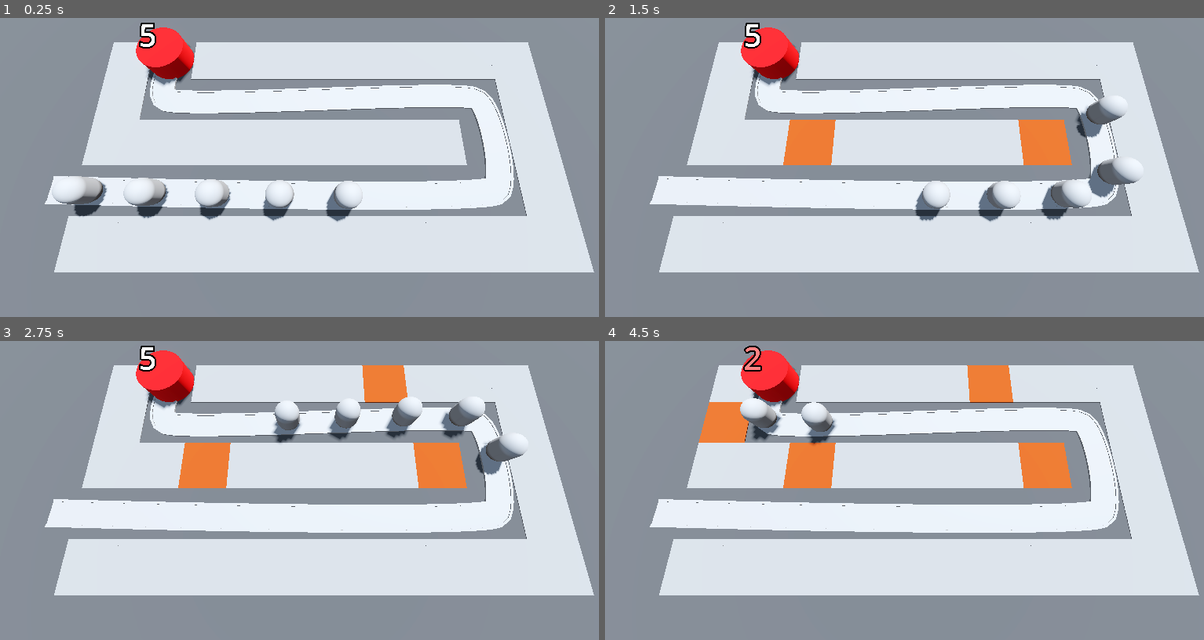
Above: before the commit, frames 1-4 (two rows, left to right).
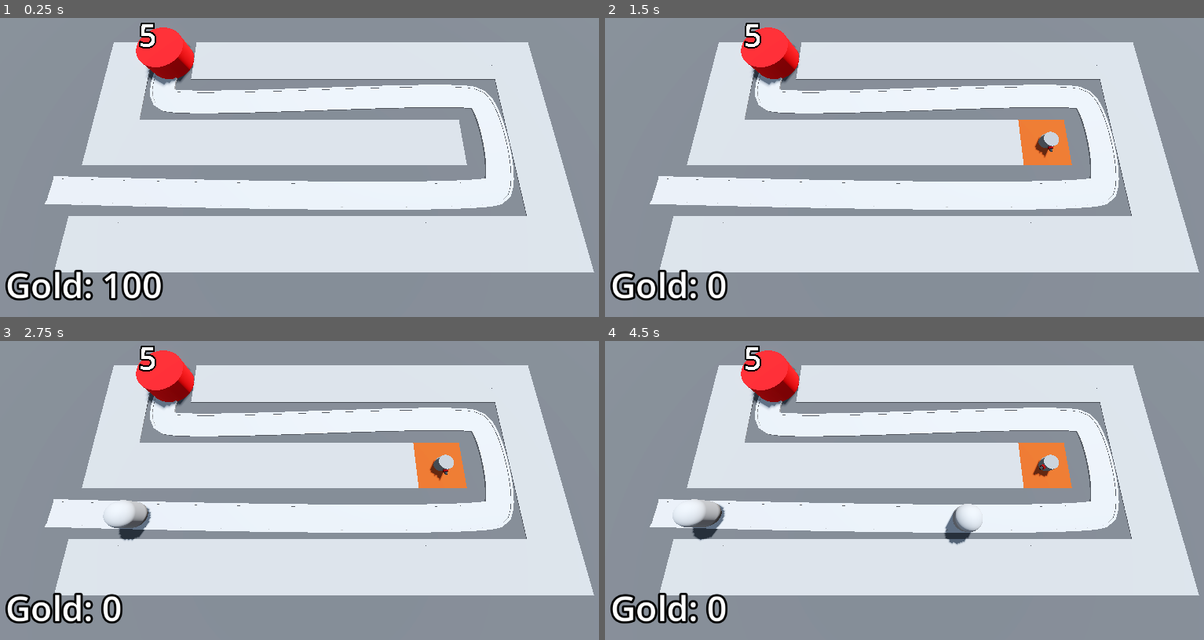
Above: after the commit, the same moments.

Repository: mauricioaraldi/godot-barbara-the-barbarian
Game: Godot game, scene res://base_level.tscn
The game is run twice, just before and just after one commit, with the same random seed, the same clock (stepped at 60 frames per second) and the same inputs.
Inputs (mouse positions are in pixels of both pictures, inside the frame that each line leads up to):
- Up to frame 1 (0.25 s): no input
- Up to frame 2 (1.5 s): move the mouse to (1054, 122) at 0.52 s; press the mouse at (1054, 122) at 0.53 s; move the mouse to (790, 158) at 1.27 s; release the mouse at (790, 158) at 1.28 s; click (790, 158) at 1.35 s
- Up to frame 3 (2.75 s): move the mouse to (371, 385) at 2.02 s; press the mouse at (371, 385) at 2.03 s
- Up to frame 4 (4.5 s): move the mouse to (886, 535) at 2.77 s; release the mouse at (886, 535) at 2.78 s; click (886, 535) at 2.85 s; move the mouse to (1102, 517) at 3.52 s; press the mouse at (1102, 517) at 3.53 s; move the mouse to (724, 412) at 4.27 s; release the mouse at (724, 412) at 4.28 s; click (724, 412) at 4.35 s

The runs differ from the first frame. In frame 1, 3.8% of the frame differs, in the area x 0-61%, y 52-95%; in frame 2, 5.2%; in frame 3, 6.6%; in frame 4, 6.7%, in the area x 0-76%, y 1-95%.

Commit message:
Added difficulty management, and cash system

Diff:
--- /dev/null
+++ b/bank.gd
@@ -0,0 +1,12 @@
+extends MarginContainer
+
+@onready var label: Label = $Label
+
+@export var gold: float = 0:
+  set(gold_in):
+    gold = max(gold_in, 0)
+
+    label.text = "Gold: " + str(gold)
+
+func _ready() -> void:
+  gold = 100
--- a/base/base.gd
+++ b/base/base.gd
@@ -3,18 +3,18 @@
 var threshold_health_danger: float = 5
 
 @export var health: float = 5:
-	set(health_in):
-		health = health_in
-		label_3d.text = str(health_in)
-		label_3d.modulate = Color.RED.lerp(Color.WHITE, health / threshold_health_danger)
+  set(health_in):
+    health = health_in
+    label_3d.text = str(health_in)
+    label_3d.modulate = Color.RED.lerp(Color.WHITE, health / threshold_health_danger)
 
-		if health_in < 1:
-			get_tree().reload_current_scene()
+    if health_in < 1:
+      get_tree().reload_current_scene()
 
 @onready var label_3d: Label3D = $Label3D
 
 func _ready() -> void:
-	label_3d.text = str(health)
+  label_3d.text = str(health)
 
 func take_damage() -> void:
-	health -= 1;
+  health -= 1;
--- a/base_level.tscn
+++ b/base_level.tscn
@@ -1,9 +1,14 @@
-[gd_scene load_steps=10 format=3 uid="uid://o3f783ule25h"]
+[gd_scene load_steps=16 format=3 uid="uid://o3f783ule25h"]
 
 [ext_resource type="MeshLibrary" uid="uid://d3xv6n6ejjrb0" path="res://mesh_libs/SpaceLibrary.tres" id="1_7gj5o"]
 [ext_resource type="PackedScene" uid="uid://birt2gxpv0uxu" path="res://ray_picker_camera/ray_picker_camera.tscn" id="1_g5viq"]
 [ext_resource type="PackedScene" uid="uid://creme711erfih" path="res://enemy/enemy.tscn" id="2_w78v8"]
+[ext_resource type="Script" path="res://enemy_path.gd" id="3_18jj8"]
 [ext_resource type="PackedScene" uid="uid://87l0q1hoeafb" path="res://base/base.tscn" id="3_llol0"]
+[ext_resource type="Script" path="res://turret_manager.gd" id="5_fxarq"]
+[ext_resource type="PackedScene" uid="uid://frdmf6ps2p7j" path="res://turret/turret.tscn" id="6_3ncg2"]
+[ext_resource type="Script" path="res://bank.gd" id="8_ky1r4"]
+[ext_resource type="PackedScene" uid="uid://bte06jmpc11wu" path="res://difficulty_manager/difficulty_manager.tscn" id="9_iuwyc"]
 
 [sub_resource type="ProceduralSkyMaterial" id="ProceduralSkyMaterial_pdqu4"]
 sky_horizon_color = Color(0.64625, 0.65575, 0.67075, 1)
@@ -28,6 +33,11 @@
 }
 point_count = 5
 
+[sub_resource type="LabelSettings" id="LabelSettings_bwsyj"]
+font_size = 64
+outline_size = 16
+outline_color = Color(0, 0, 0, 1)
+
 [node name="Node3D" type="Node3D"]
 
 [node name="DirectionalLight3D" type="DirectionalLight3D" parent="."]
@@ -37,8 +47,9 @@
 [node name="WorldEnvironment" type="WorldEnvironment" parent="."]
 environment = SubResource("Environment_hqo40")
 
-[node name="RayPickerCamera" parent="." node_paths=PackedStringArray("gridMap") instance=ExtResource("1_g5viq")]
+[node name="RayPickerCamera" parent="." node_paths=PackedStringArray("gridMap", "turret_manager") instance=ExtResource("1_g5viq")]
 gridMap = NodePath("../GridMap")
+turret_manager = NodePath("../TurretManager")
 
 [node name="CSGBox3D" type="CSGBox3D" parent="."]
 transform = Transform3D(1, 0, 0, 0, 1, 0, 0, 0, 1, 0, -1, 0)
@@ -53,10 +64,13 @@
 "cells": PackedInt32Array(65533, 65535, 655360, 3, 65535, 655360, 3, 65534, 655360, 3, 65533, 655360, 65534, 65535, 655 …(536 unchanged characters)…
 }
 
-[node name="Path3D" type="Path3D" parent="."]
+[node name="EnemyPath" type="Path3D" parent="." node_paths=PackedStringArray("difficulty_manager")]
 curve = SubResource("Curve3D_fir2o")
+script = ExtResource("3_18jj8")
+enemy_scene = ExtResource("2_w78v8")
+difficulty_manager = NodePath("../DifficultyManager")
 
-[node name="Road" type="CSGPolygon3D" parent="Path3D"]
+[node name="Road" type="CSGPolygon3D" parent="EnemyPath"]
 polygon = PackedVector2Array(-1, 0, -1, 0.1, 1, 0.1, 1, 0)
 mode = 2
 path_node = NodePath("..")
@@ -64,12 +78,12 @@
 path_interval = 0.5
 path_simplify_angle = 0.0
 path_rotation = 2
-path_local = false
+path_local = true
 path_continuous_u = true
 path_u_distance = 1.0
 path_joined = false
 
-[node name="LeftEdge" type="CSGPolygon3D" parent="Path3D"]
+[node name="LeftEdge" type="CSGPolygon3D" parent="EnemyPath"]
 polygon = PackedVector2Array(-1.1, 0, -1.1, 0.15, -0.9, 0.15, -0.9, 0)
 mode = 2
 path_node = NodePath("..")
@@ -77,12 +91,12 @@
 path_interval = 0.5
 path_simplify_angle = 0.0
 path_rotation = 2
-path_local = false
+path_local = true
 path_continuous_u = true
 path_u_distance = 1.0
 path_joined = false
 
-[node name="RightEdge" type="CSGPolygon3D" parent="Path3D"]
+[node name="RightEdge" type="CSGPolygon3D" parent="EnemyPath"]
 polygon = PackedVector2Array(0.9, 0, 0.9, 0.15, 1.1, 0.15, 1.1, 0)
 mode = 2
 path_node = NodePath("..")
@@ -90,29 +104,44 @@
 path_interval = 0.5
 path_simplify_angle = 0.0
 path_rotation = 2
-path_local = false
+path_local = true
 path_continuous_u = true
 path_u_distance = 1.0
 path_joined = false
 
-[node name="Enemy" parent="Path3D" instance=ExtResource("2_w78v8")]
-transform = Transform3D(-4.37111e-08, 0, -0.999993, 0, 1, 0, 0.999993, 0, -4.37111e-08, -26, 0, -6)
-
-[node name="Enemy2" parent="Path3D" instance=ExtResource("2_w78v8")]
-transform = Transform3D(-0.0240078, 0, -0.999705, 0, 1, 0, 0.999705, 0, -0.0240078, -21.0018, 0, -5.87097)
-progress = 5.0
-
-[node name="Enemy3" parent="Path3D" instance=ExtResource("2_w78v8")]
-transform = Transform3D(-0.0206489, 0, -0.99978, 0, 1, 0, 0.99978, 0, -0.0206489, -16.003, 0, -5.7592)
-progress = 10.0
-
-[node name="Enemy4" parent="Path3D" instance=ExtResource("2_w78v8")]
-transform = Transform3D(-0.0166664, 0, -0.999854, 0, 1, 0, 0.999854, 0, -0.0166664, -11.0038, 0, -5.66552)
-progress = 15.0
-
-[node name="Enemy5" parent="Path3D" instance=ExtResource("2_w78v8")]
-transform = Transform3D(-0.0112952, 0, -0.999929, 0, 1, 0, 0.999929, 0, -0.0112952, -6.0043, 0, -5.59481)
-progress = 20.0
+[node name="Timer" type="Timer" parent="EnemyPath"]
+wait_time = 2.0
+autostart = true
 
 [node name="Base" parent="." instance=ExtResource("3_llol0")]
 transform = Transform3D(1, 0, 0, 0, 1, 0, 0, 0, 1, -18, 0, -18)
+
+[node name="TurretManager" type="Node3D" parent="." node_paths=PackedStringArray("enemy_path")]
+script = ExtResource("5_fxarq")
+turret = ExtResource("6_3ncg2")
+enemy_path = NodePath("../EnemyPath")
+
+[node name="Bank" type="MarginContainer" parent="." groups=["bank"]]
+anchors_preset = 15
+anchor_right = 1.0
+anchor_bottom = 1.0
+grow_horizontal = 2
+grow_vertical = 2
+mouse_filter = 2
+theme_override_constants/margin_left = 16
+theme_override_constants/margin_top = 16
+theme_override_constants/margin_right = 16
+theme_override_constants/margin_bottom = 16
+script = ExtResource("8_ky1r4")
+
+[node name="Label" type="Label" parent="Bank"]
+layout_mode = 2
+size_flags_horizontal = 0
+size_flags_vertical = 8
+text = "Gold: 0"
+label_settings = SubResource("LabelSettings_bwsyj")
+
+[node name="DifficultyManager" parent="." instance=ExtResource("9_iuwyc")]
+
+[connection signal="timeout" from="EnemyPath/Timer" to="EnemyPath" method="_on_timer_timeout"]
+[connection signal="stop_spawning_enemies" from="DifficultyManager" to="EnemyPath" method="_on_difficulty_manager_stop_spawning_enemies"]
--- /dev/null
+++ b/difficulty_manager/difficulty_manager.gd
@@ -0,0 +1,28 @@
+extends Node
+
+signal stop_spawning_enemies
+
+@export var game_length: float = 30
+@export var spawn_time_curve: Curve
+@export var health_curve: Curve
+
+@onready var timer: Timer = $Timer
+
+func _ready() -> void:
+  timer.start(game_length)
+
+
+func game_progress_ratio() -> float:
+  return 1.0 - (timer.time_left / game_length)
+
+
+func get_spawn_time() -> float:
+  return spawn_time_curve.sample(game_progress_ratio())
+
+
+func get_health() -> float:
+  return health_curve.sample(game_progress_ratio())
+
+
+func _on_timer_timeout() -> void:
+  stop_spawning_enemies.emit()
--- /dev/null
+++ b/difficulty_manager/difficulty_manager.tscn
@@ -0,0 +1,25 @@
+[gd_scene load_steps=4 format=3 uid="uid://bte06jmpc11wu"]
+
+[ext_resource type="Script" path="res://difficulty_manager/difficulty_manager.gd" id="1_53m6q"]
+
+[sub_resource type="Curve" id="Curve_4l1gr"]
+min_value = 0.5
+max_value = 2.5
+_data = [Vector2(0, 2.5), 0.0, -2.0, 0, 1, Vector2(1, 0.5), -2.0, 0.0, 1, 0]
+point_count = 2
+
+[sub_resource type="Curve" id="Curve_0pmwo"]
+min_value = 1.0
+max_value = 150.0
+_data = [Vector2(0, 1), 0.0, 149.0, 0, 1, Vector2(1, 150), 149.0, 0.0, 1, 0]
+point_count = 2
+
+[node name="DifficultyManager" type="Node"]
+script = ExtResource("1_53m6q")
+spawn_time_curve = SubResource("Curve_4l1gr")
+health_curve = SubResource("Curve_0pmwo")
+
+[node name="Timer" type="Timer" parent="."]
+one_shot = true
+
+[connection signal="timeout" from="Timer" to="." method="_on_timer_timeout"]
--- a/enemy/enemy.gd
+++ b/enemy/enemy.gd
@@ -1,12 +1,26 @@
 extends PathFollow3D
 
-@export var speed: float = 15
+@onready var bank = get_tree().get_first_node_in_group("bank")
+
+@export var reward: float = 50
+@export var speed: float = 10
+@export var health: float = 1:
+  set(health_in):
+    if health_in < health:
+      animation_player.play("TakeDamage")
+
+    health = health_in
+
+    if health < 1:
+      queue_free()
+      bank.gold += reward
 
 @onready var base = get_tree().get_first_node_in_group("base")
+@onready var animation_player: AnimationPlayer = $AnimationPlayer
 
 func _process(delta: float) -> void:
-	progress += delta * speed
+  progress += delta * speed
 
-	if progress_ratio == 1:
-		base.take_damage()
-		queue_free()
+  if progress_ratio == 1:
+    base.take_damage()
+    queue_free()
--- a/enemy/enemy.tscn
+++ b/enemy/enemy.tscn
@@ -1,10 +1,55 @@
-[gd_scene load_steps=3 format=3 uid="uid://creme711erfih"]
+[gd_scene load_steps=8 format=3 uid="uid://creme711erfih"]
 
 [ext_resource type="Script" path="res://enemy/enemy.gd" id="1_aa62n"]
 
 [sub_resource type="CapsuleMesh" id="CapsuleMesh_yqdde"]
 radius = 1.0
 height = 3.0
+
+[sub_resource type="StandardMaterial3D" id="StandardMaterial3D_gow7p"]
+no_depth_test = true
+shading_mode = 0
+
+[sub_resource type="CapsuleShape3D" id="CapsuleShape3D_ykta5"]
+radius = 1.0
+height = 3.0
+
+[sub_resource type="Animation" id="Animation_b67rk"]
+resource_name = "TakeDamage"
+length = 0.1
+tracks/0/type = "value"
+tracks/0/imported = false
+tracks/0/enabled = true
+tracks/0/path = NodePath("DamageHighlight:visible")
+tracks/0/interp = 1
+tracks/0/loop_wrap = true
+tracks/0/keys = {
+"times": PackedFloat32Array(0, 0.1),
+"transitions": PackedFloat32Array(1, 1),
+"update": 1,
+"values": [true, false]
+}
+
+[sub_resource type="Animation" id="Animation_3nn7k"]
+length = 0.001
+tracks/0/type = "value"
+tracks/0/imported = false
+tracks/0/enabled = true
+tracks/0/path = NodePath("DamageHighlight:visible")
+tracks/0/interp = 1
+tracks/0/loop_wrap = true
+tracks/0/keys = {
+"times": PackedFloat32Array(0),
+"transitions": PackedFloat32Array(1),
+"update": 1,
+"values": [false]
+}
+
+[sub_resource type="AnimationLibrary" id="AnimationLibrary_2pg26"]
+_data = {
+"RESET": SubResource("Animation_3nn7k"),
+"TakeDamage": SubResource("Animation_b67rk")
+}
 
 [node name="Enemy" type="PathFollow3D"]
 transform = Transform3D(0.999993, 0, 0, 0, 1, 0, 0, 0, 0.999993, 0, 0, 0)
@@ -14,3 +59,20 @@
 [node name="MeshInstance3D" type="MeshInstance3D" parent="."]
 transform = Transform3D(1, 0, 0, 0, 1, 0, 0, 0, 1, 0, 1.5, 0)
 mesh = SubResource("CapsuleMesh_yqdde")
+
+[node name="DamageHighlight" type="MeshInstance3D" parent="."]
+transform = Transform3D(1, 0, 0, 0, 1, 0, 0, 0, 1, 0, 1.5, 0)
+visible = false
+material_override = SubResource("StandardMaterial3D_gow7p")
+mesh = SubResource("CapsuleMesh_yqdde")
+
+[node name="Area3D" type="Area3D" parent="." groups=["enemy_area"]]
+
+[node name="CollisionShape3D" type="CollisionShape3D" parent="Area3D"]
+transform = Transform3D(1, 0, 0, 0, 1, 0, 0, 0, 1, 0, 1.5, 0)
+shape = SubResource("CapsuleShape3D_ykta5")
+
+[node name="AnimationPlayer" type="AnimationPlayer" parent="."]
+libraries = {
+"": SubResource("AnimationLibrary_2pg26")
+}
--- /dev/null
+++ b/enemy_path.gd
@@ -0,0 +1,33 @@
+extends Path3D
+
+@export var enemy_scene: PackedScene
+@export var difficulty_manager: Node
+
+@onready var timer: Timer = $Timer
+
+func spawn_enemy() -> void:
+  var new_enemy = enemy_scene.instantiate()
+
+  new_enemy.health = difficulty_manager.get_health()
+  new_enemy.tree_exited.connect(enemy_defeated)
+
+  add_child(new_enemy)
+
+  timer.wait_time = difficulty_manager.get_spawn_time()
+
+
+func _on_timer_timeout() -> void:
+  spawn_enemy()
+
+
+func _on_difficulty_manager_stop_spawning_enemies() -> void:
+  timer.stop()
+
+
+func enemy_defeated() -> void:
+  if timer.is_stopped():
+    for child in get_children():
+      if child is PathFollow3D:
+        return
+
+    print("You won")
--- a/project.godot
+++ b/project.godot
@@ -18,6 +18,8 @@
 [global_group]
 
 base=""
+enemy_area=""
+bank=""
 
 [input]
 
--- a/ray_picker_camera/ray_picker_camera.gd
+++ b/ray_picker_camera/ray_picker_camera.gd
@@ -1,26 +1,35 @@
 extends Camera3D
 
 @export var gridMap: GridMap
+@export var turret_manager: Node3D
+@export var turret_cost: float = 100
 
 @onready var ray_cast_3d: RayCast3D = $RayCast3D
-
+@onready var bank = get_tree().get_first_node_in_group("bank")
 
 func _process(delta: float) -> void:
-	var mouse_position: Vector2 = get_viewport().get_mouse_position()
+  var mouse_position: Vector2 = get_viewport().get_mouse_position()
 
-	ray_cast_3d.target_position = project_local_ray_normal(mouse_position) * 100
-	ray_cast_3d.force_raycast_update()
+  ray_cast_3d.target_position = project_local_ray_normal(mouse_position) * 100
+  ray_cast_3d.force_raycast_update()
 
-	if ray_cast_3d.is_colliding():
-		var collider = ray_cast_3d.get_collider()
+  if ray_cast_3d.is_colliding():
+    if bank.gold < turret_cost:
+      return
 
-		Input.set_default_cursor_shape(Input.CURSOR_POINTING_HAND)
+    var collider = ray_cast_3d.get_collider()
 
-		if (collider is GridMap) and Input.is_action_pressed('click'):
-			var collision_point = ray_cast_3d.get_collision_point()
-			var cell = gridMap.local_to_map(collision_point)
+    Input.set_default_cursor_shape(Input.CURSOR_POINTING_HAND)
 
-			if gridMap.get_cell_item(cell) == 0:
-				gridMap.set_cell_item(cell, 1)
-	else:
-		Input.set_default_cursor_shape(Input.CURSOR_ARROW)
+    if (collider is GridMap) and Input.is_action_pressed('click'):
+      var collision_point = ray_cast_3d.get_collision_point()
+      var cell = gridMap.local_to_map(collision_point)
+
+      if gridMap.get_cell_item(cell) == 0:
+        var tile_position = gridMap.map_to_local(cell)
+
+        gridMap.set_cell_item(cell, 1)
+        turret_manager.build_turret(tile_position)
+        bank.gold -= turret_cost
+  else:
+    Input.set_default_cursor_shape(Input.CURSOR_ARROW)
--- /dev/null
+++ b/turret/metal_1.tres
@@ -0,0 +1,5 @@
+[gd_resource type="StandardMaterial3D" format=3 uid="uid://bx2borqxca1xl"]
+
+[resource]
+albedo_color = Color(0.552956, 0.552956, 0.552956, 1)
+metallic = 0.5
--- /dev/null
+++ b/turret/metal_2.tres
@@ -0,0 +1,5 @@
+[gd_resource type="StandardMaterial3D" format=3 uid="uid://dmdpr27s7ej84"]
+
+[resource]
+albedo_color = Color(0.273873, 0.273873, 0.273873, 1)
+metallic = 0.8
--- /dev/null
+++ b/turret/projectile.gd
@@ -0,0 +1,19 @@
+extends Area3D
+
+var direction := Vector3.FORWARD
+
+@export var speed: float = 30.0
+@export var damage: float = 25.0
+
+func _physics_process(delta: float) -> void:
+  position += direction * speed * delta
+
+
+func _on_timer_timeout() -> void:
+  queue_free()
+
+
+func _on_area_entered(area: Area3D) -> void:
+  if area.is_in_group("enemy_area"):
+    area.get_parent().health -= damage
+    queue_free()
--- /dev/null
+++ b/turret/projectile.tscn
@@ -0,0 +1,28 @@
+[gd_scene load_steps=5 format=3 uid="uid://cqw3yec8n2k5j"]
+
+[ext_resource type="Material" uid="uid://bknv3anmeme8p" path="res://turret/red_metal.tres" id="1_0tch1"]
+[ext_resource type="Script" path="res://turret/projectile.gd" id="1_x7fmo"]
+
+[sub_resource type="SphereMesh" id="SphereMesh_lqdfs"]
+material = ExtResource("1_0tch1")
+
+[sub_resource type="SphereShape3D" id="SphereShape3D_ln25u"]
+
+[node name="Projectile" type="Area3D"]
+transform = Transform3D(0.5, 0, 0, 0, 0.5, 0, 0, 0, 0.5, 0, 0, 0)
+top_level = true
+script = ExtResource("1_x7fmo")
+
+[node name="MeshInstance3D" type="MeshInstance3D" parent="."]
+mesh = SubResource("SphereMesh_lqdfs")
+
+[node name="CollisionShape3D" type="CollisionShape3D" parent="."]
+shape = SubResource("SphereShape3D_ln25u")
+
+[node name="Timer" type="Timer" parent="."]
+wait_time = 2.0
+one_shot = true
+autostart = true
+
+[connection signal="area_entered" from="." to="." method="_on_area_entered"]
+[connection signal="timeout" from="Timer" to="." method="_on_timer_timeout"]
--- /dev/null
+++ b/turret/red_metal.tres
@@ -0,0 +1,5 @@
+[gd_resource type="StandardMaterial3D" format=3 uid="uid://bknv3anmeme8p"]
+
+[resource]
+albedo_color = Color(0.507244, 1.26945e-06, 1.92523e-07, 1)
+metallic = 0.5
--- /dev/null
+++ b/turret/turret.gd
@@ -0,0 +1,42 @@
+extends Node3D
+
+@export var projectile: PackedScene
+@export var range: float = 10
+
+@onready var inner_cannon: MeshInstance3D = $Base/Top/OuterCannon/InnerCannon
+@onready var animation_player: AnimationPlayer = $AnimationPlayer
+
+var enemy_path: Path3D
+var cur_enemy: PathFollow3D
+
+func _physics_process(delta: float) -> void:
+  cur_enemy = find_target()
+
+  if cur_enemy:
+    look_at(cur_enemy.global_position, Vector3.UP, true)
+
+func _on_timer_timeout() -> void:
+  if not cur_enemy:
+    return
+
+  var shot = projectile.instantiate()
+
+  shot.global_position = inner_cannon.global_position
+  shot.direction = global_transform.basis.z
+
+  add_child(shot)
+
+  animation_player.play("Fire")
+
+
+func find_target() -> PathFollow3D:
+  var enemies = enemy_path.get_children()
+
+  for enemy in enemies:
+    if enemy is not PathFollow3D:
+      continue
+
+    if global_position.distance_to(enemy.global_position) <= range:
+      return enemy
+
+  return null
--- /dev/null
+++ b/turret/turret.tscn
@@ -0,0 +1,121 @@
+[gd_scene load_steps=13 format=3 uid="uid://frdmf6ps2p7j"]
+
+[ext_resource type="Material" uid="uid://bx2borqxca1xl" path="res://turret/metal_1.tres" id="1_idvff"]
+[ext_resource type="Script" path="res://turret/turret.gd" id="1_nojrq"]
+[ext_resource type="Material" uid="uid://bknv3anmeme8p" path="res://turret/red_metal.tres" id="2_8y7qu"]
+[ext_resource type="Material" uid="uid://dmdpr27s7ej84" path="res://turret/metal_2.tres" id="3_jwytf"]
+[ext_resource type="PackedScene" uid="uid://cqw3yec8n2k5j" path="res://turret/projectile.tscn" id="4_4hvlk"]
+
+[sub_resource type="CylinderMesh" id="CylinderMesh_xl3nv"]
+material = ExtResource("1_idvff")
+height = 1.0
+
+[sub_resource type="CylinderMesh" id="CylinderMesh_8btsc"]
+material = ExtResource("1_idvff")
+top_radius = 0.6
+bottom_radius = 0.6
+height = 0.6
+
+[sub_resource type="CylinderMesh" id="CylinderMesh_pf6dd"]
+material = ExtResource("2_8y7qu")
+top_radius = 0.2
+bottom_radius = 0.2
+height = 0.2
+
+[sub_resource type="CylinderMesh" id="CylinderMesh_v8jq7"]
+material = ExtResource("3_jwytf")
+top_radius = 0.1
+bottom_radius = 0.1
+height = 0.3
+
+[sub_resource type="Animation" id="Animation_8w3db"]
+resource_name = "Fire"
+length = 0.2
+tracks/0/type = "value"
+tracks/0/imported = false
+tracks/0/enabled = true
+tracks/0/path = NodePath("Base/Top/OuterCannon/InnerCannon:position")
+tracks/0/interp = 1
+tracks/0/loop_wrap = true
+tracks/0/keys = {
+"times": PackedFloat32Array(0, 0.1, 0.2),
+"transitions": PackedFloat32Array(1, 1, 1),
+"update": 0,
+"values": [Vector3(0, 0.2, 0), Vector3(0, 0, 0), Vector3(0, 0.2, 0)]
+}
+tracks/1/type = "value"
+tracks/1/imported = false
+tracks/1/enabled = true
+tracks/1/path = NodePath("Base/Top/OuterCannon:position")
+tracks/1/interp = 1
+tracks/1/loop_wrap = true
+tracks/1/keys = {
+"times": PackedFloat32Array(0, 0.1, 0.2),
+"transitions": PackedFloat32Array(1, 1, 1),
+"update": 0,
+"values": [Vector3(0, 0, 0.65), Vector3(0, 0, 0.6), Vector3(0, 0, 0.65)]
+}
+
+[sub_resource type="Animation" id="Animation_bx4mn"]
+length = 0.001
+tracks/0/type = "value"
+tracks/0/imported = false
+tracks/0/enabled = true
+tracks/0/path = NodePath("Base/Top/OuterCannon/InnerCannon:position")
+tracks/0/interp = 1
+tracks/0/loop_wrap = true
+tracks/0/keys = {
+"times": PackedFloat32Array(0),
+"transitions": PackedFloat32Array(1),
+"update": 0,
+"values": [Vector3(0, 0.2, 0)]
+}
+tracks/1/type = "value"
+tracks/1/imported = false
+tracks/1/enabled = true
+tracks/1/path = NodePath("Base/Top/OuterCannon:position")
+tracks/1/interp = 1
+tracks/1/loop_wrap = true
+tracks/1/keys = {
+"times": PackedFloat32Array(0),
+"transitions": PackedFloat32Array(1),
+"update": 0,
+"values": [Vector3(0, 0, 0.65)]
+}
+
+[sub_resource type="AnimationLibrary" id="AnimationLibrary_fw21u"]
+_data = {
+"Fire": SubResource("Animation_8w3db"),
+"RESET": SubResource("Animation_bx4mn")
+}
+
+[node name="Turret" type="Node3D"]
+transform = Transform3D(1, 0, 0, 0, 1, 0, 0, 0, 1, -5.81741e-05, -0.00319964, 0.00168252)
+script = ExtResource("1_nojrq")
+projectile = ExtResource("4_4hvlk")
+
+[node name="Base" type="MeshInstance3D" parent="."]
+transform = Transform3D(1, 0, 0, 0, 1, 0, 0, 0, 1, 0, 0.5, 0)
+mesh = SubResource("CylinderMesh_xl3nv")
+
+[node name="Top" type="MeshInstance3D" parent="Base"]
+transform = Transform3D(1, 0, 0, 0, 1, 0, 0, 0, 1, 0, 0.3, 0)
+mesh = SubResource("CylinderMesh_8btsc")
+
+[node name="OuterCannon" type="MeshInstance3D" parent="Base/Top"]
+transform = Transform3D(1, 0, 0, 0, -4.37114e-08, -1, 0, 1, -4.37114e-08, 0, 0, 0.65)
+mesh = SubResource("CylinderMesh_pf6dd")
+
+[node name="InnerCannon" type="MeshInstance3D" parent="Base/Top/OuterCannon"]
+transform = Transform3D(1, 0, 0, 0, 1, 0, 0, 0, 1, 0, 0.2, 0)
+mesh = SubResource("CylinderMesh_v8jq7")
+
+[node name="Timer" type="Timer" parent="."]
+autostart = true
+
+[node name="AnimationPlayer" type="AnimationPlayer" parent="."]
+libraries = {
+"": SubResource("AnimationLibrary_fw21u")
+}
+
+[connection signal="timeout" from="Timer" to="." method="_on_timer_timeout"]
--- /dev/null
+++ b/turret_manager.gd
@@ -0,0 +1,12 @@
+extends Node3D
+
+@export var turret: PackedScene
+@export var enemy_path: Path3D
+
+func build_turret(turret_position: Vector3) -> void:
+  var new_turret = turret.instantiate()
+
+  new_turret.global_position = turret_position
+  new_turret.enemy_path = enemy_path
+
+  add_child(new_turret)
Not shown: 4 places in mesh_libs/SpaceLibrary.tres that only renumber resources
